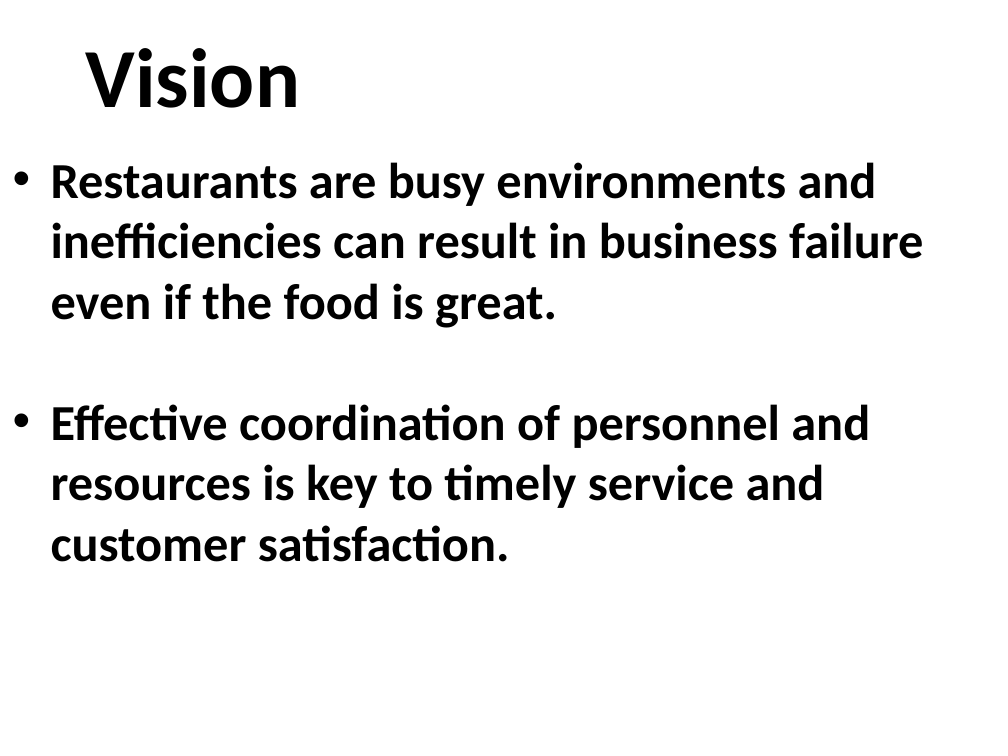
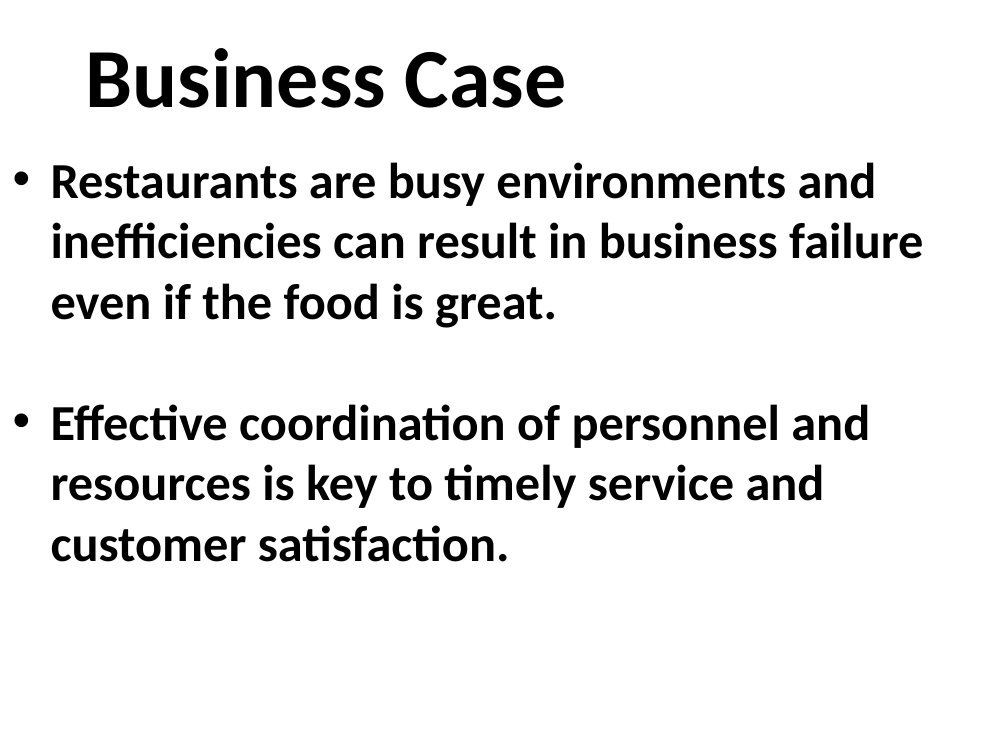
Before and after one commit to osmihi/Capstone, a slide deck: slide 4 of Project Documents/Group3_Presentation1_Capstone.pptx (slide 3 before the commit). Drawn at 1008x756 pixels with LibreOffice and Linux fonts; fonts in the diff are those of the drawing; background and template pictures are left out. Boxes give left, top, right and bottom in pixels: in the first picture for what was removed or moved away, otherwise in the second. Text is boxed around its words. In the diff, an @@ line names an element or a change of style, - is before the commit and + after.

```diff
--- a/Project Documents/Group3_Presentation1_Capstone.pptx
+++ b/Project Documents/Group3_Presentation1_Capstone.pptx
@@ title at [86, 48, 567, 108]: text changed @@
-Vision
+Business Case
```
Also in this commit, not shown: 12 other slides changed, 4 slides added, 8 slides removed.
